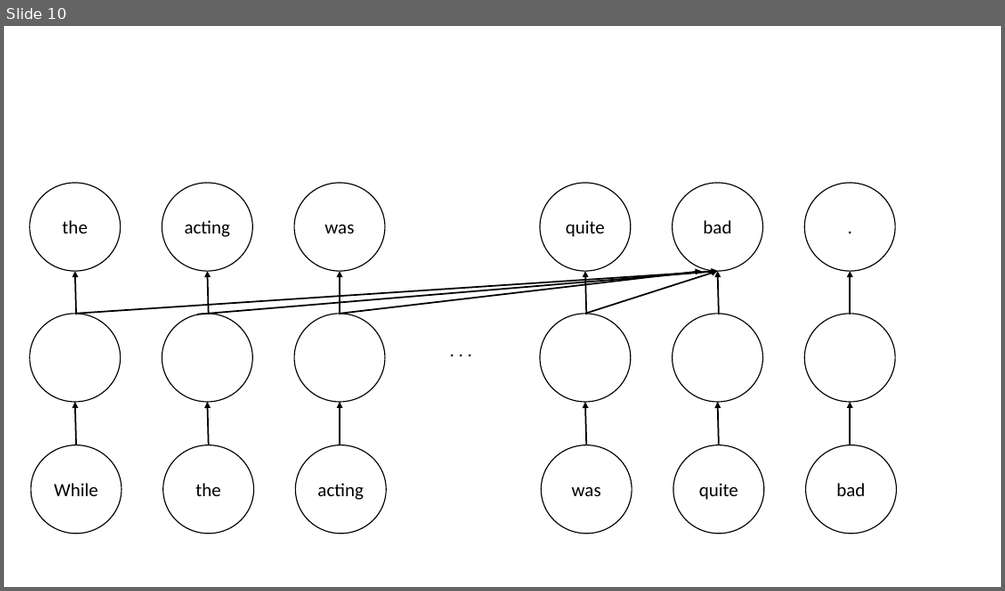
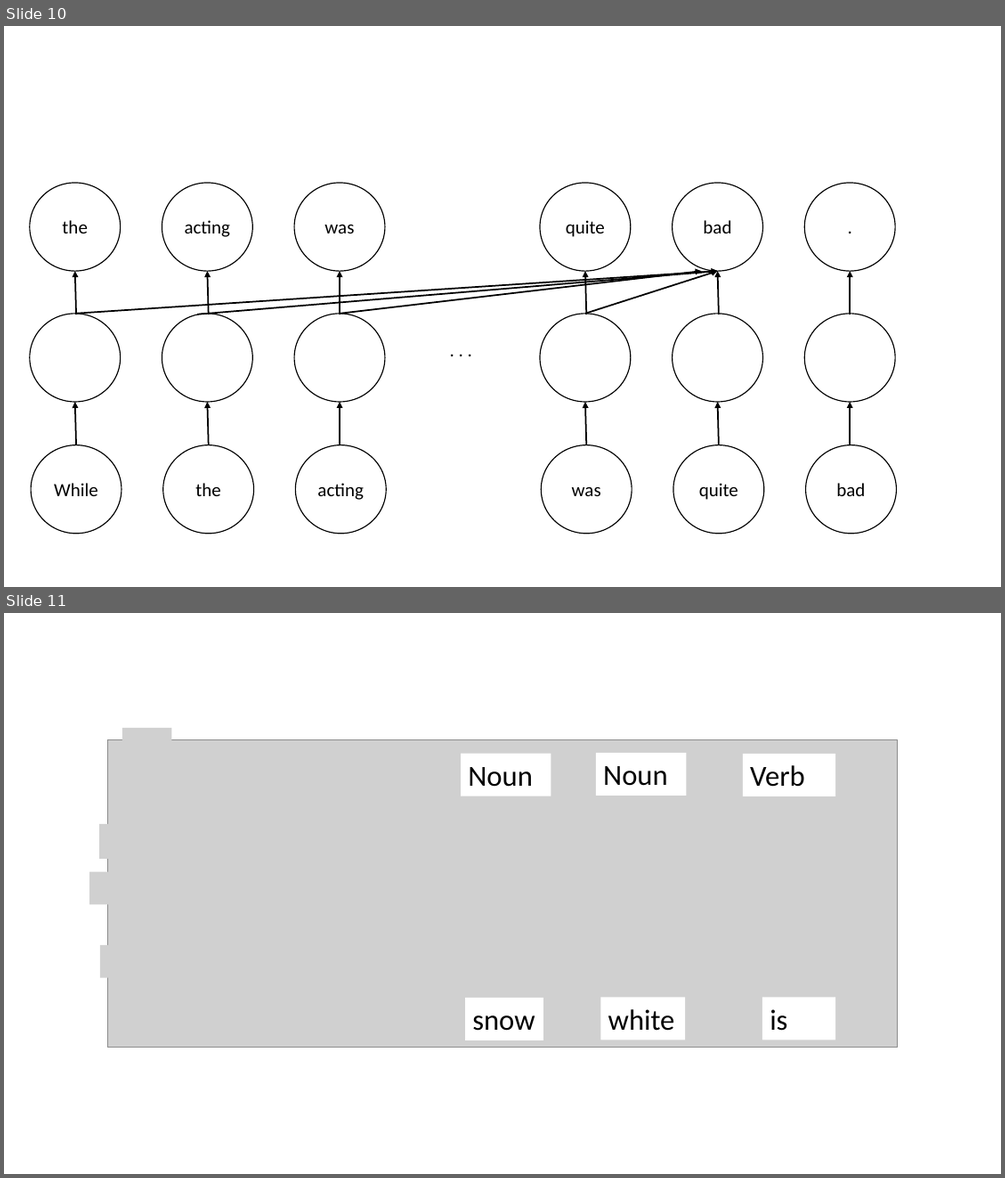
Before and after one commit to tulane-cmps6730/main, a slide deck: lec/sequence/figs/snow_unrolled.pptx. Shown one above the other, each under a label of ours: slide 10 before the commit, slides 10 and 11 after it. The pictures are 1005x591 and 1005x1178 pixels, drawn with LibreOffice and Linux fonts; fonts in the diff are those of the drawing; grey boxes stand for pictures. Boxes give left, top, right and bottom in pixels: in the first picture for what was removed or moved away, otherwise in the second. Text is boxed around its words. In the diff, an @@ line names an element or a change of style, - is before the commit and + after.

```diff
--- a/lec/sequence/figs/snow_unrolled.pptx
+++ b/lec/sequence/figs/snow_unrolled.pptx
@@ slide 11 added at (x1=4, y1=613, x2=1001, y2=1174), background #FFFFFF @@
@@ picture added at (x1=107, y1=739, x2=898, y2=1046) @@
@@ picture added at (x1=122, y1=728, x2=171, y2=761) @@
@@ rectangle added at (x1=461, y1=754, x2=551, y2=796), fill #FFFFFF, 28 pt, text #000000 @@
+Noun
@@ picture added at (x1=474, y1=750, x2=523, y2=783) @@
@@ rectangle added at (x1=596, y1=753, x2=687, y2=795), fill #FFFFFF, 28 pt, text #000000 @@
+Noun
@@ picture added at (x1=609, y1=750, x2=658, y2=783) @@
@@ rectangle added at (x1=743, y1=754, x2=835, y2=796), fill #FFFFFF, 28 pt, text #000000 @@
+Verb
@@ picture added at (x1=744, y1=752, x2=793, y2=785) @@
@@ picture added at (x1=100, y1=824, x2=139, y2=859) @@
@@ picture added at (x1=452, y1=825, x2=498, y2=859) @@
@@ picture added at (x1=584, y1=822, x2=634, y2=857) @@
@@ picture added at (x1=727, y1=822, x2=774, y2=857) @@
@@ picture added at (x1=202, y1=842, x2=249, y2=875) @@
@@ picture added at (x1=90, y1=872, x2=129, y2=905) @@
@@ picture added at (x1=407, y1=860, x2=454, y2=893) @@
@@ picture added at (x1=513, y1=856, x2=560, y2=889) @@
@@ picture added at (x1=652, y1=856, x2=685, y2=889) @@
@@ picture added at (x1=788, y1=858, x2=835, y2=891) @@
@@ picture added at (x1=543, y1=910, x2=591, y2=943) @@
@@ picture added at (x1=667, y1=910, x2=714, y2=943) @@
@@ picture added at (x1=810, y1=910, x2=858, y2=943) @@
@@ picture added at (x1=100, y1=945, x2=139, y2=978) @@
@@ picture added at (x1=509, y1=949, x2=549, y2=981) @@
@@ picture added at (x1=644, y1=949, x2=684, y2=981) @@
@@ picture added at (x1=781, y1=949, x2=821, y2=981) @@
@@ rectangle added at (x1=465, y1=997, x2=543, y2=1040), fill #FFFFFF, 28 pt, text #000000 @@
+snow
@@ rectangle added at (x1=600, y1=997, x2=685, y2=1040), fill #FFFFFF, 28 pt, text #000000 @@
+white
@@ rectangle added at (x1=762, y1=997, x2=835, y2=1040), fill #FFFFFF, 28 pt, text #000000 @@
+is
```
Also in this commit, not shown: 2 other slides added, 5 other files.
